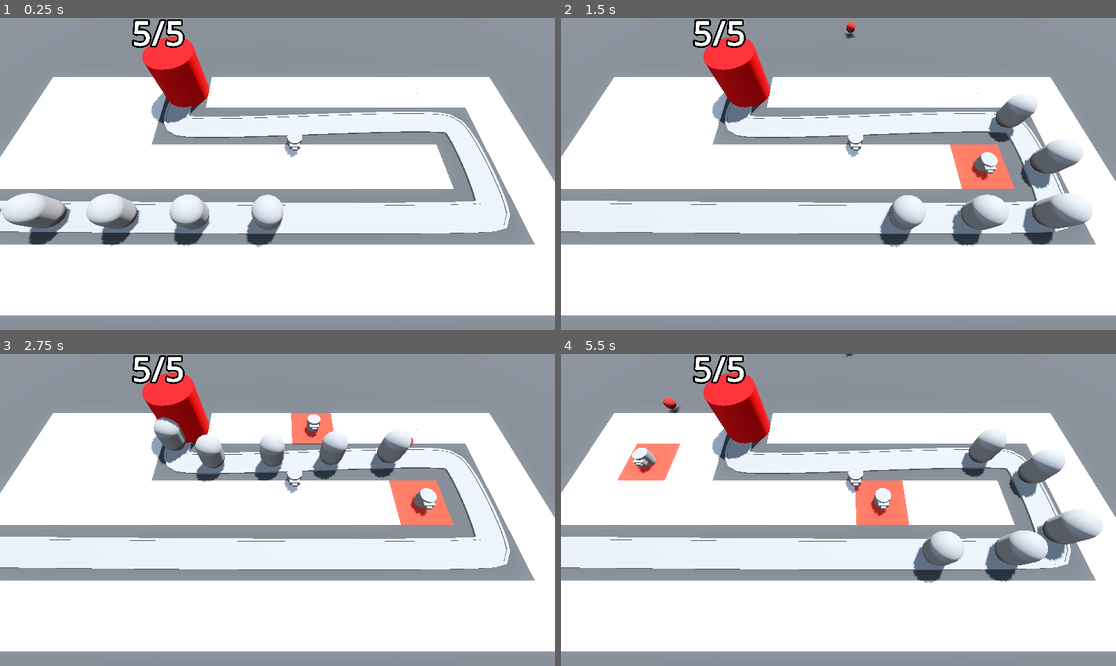
Above: before the commit, frames 1-4 (two rows, left to right).
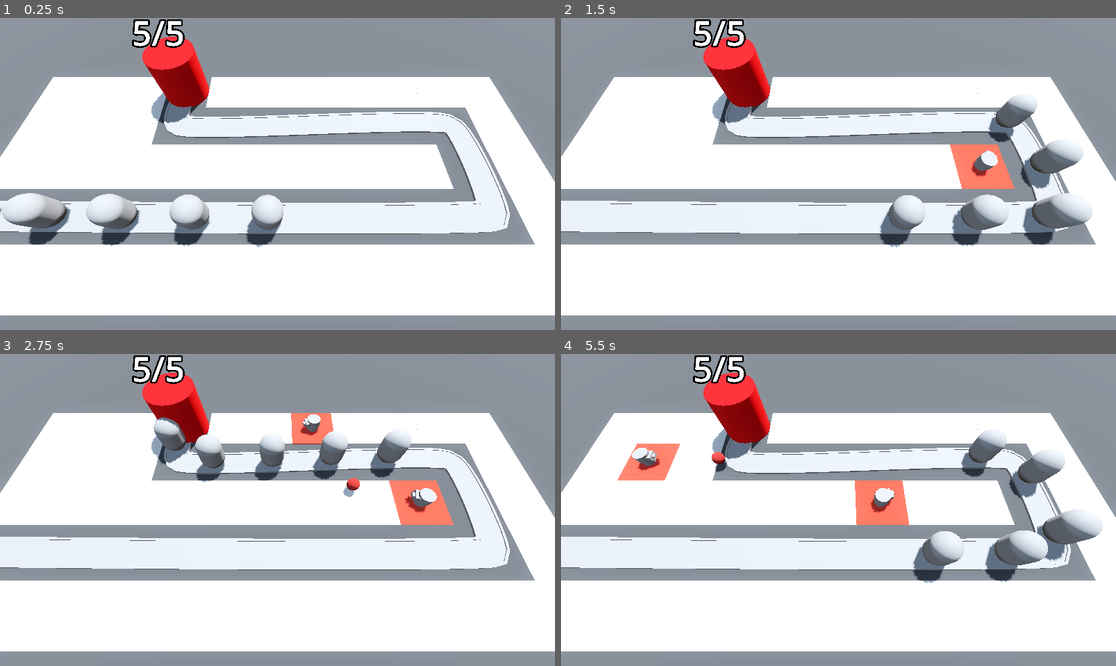
Above: after the commit, the same moments.

Repository: beltranbot/barbarian-blaster
Game: Godot game, scene res://BaseLevel.tscn
Two runs of this game, one before a commit and one after it. Both use one fixed random seed, a clock stepped at 60 frames per second and the inputs below.
Inputs (mouse positions are in pixels of both pictures, inside the frame that each line leads up to):
- Up to frame 1 (0.25 s): no input
- Up to frame 2 (1.5 s): move the mouse to (960, 158) at 0.52 s; press the mouse at (960, 158) at 0.53 s; move the mouse to (727, 189) at 1.27 s; release the mouse at (727, 189) at 1.28 s; click (727, 189) at 1.35 s
- Up to frame 3 (2.75 s): move the mouse to (333, 441) at 2.02 s; press the mouse at (333, 441) at 2.03 s
- Up to frame 4 (5.5 s): move the mouse to (810, 572) at 2.77 s; release the mouse at (810, 572) at 2.78 s; click (810, 572) at 2.85 s; move the mouse to (1005, 556) at 3.52 s; press the mouse at (1005, 556) at 3.53 s; move the mouse to (672, 463) at 4.27 s; release the mouse at (672, 463) at 4.28 s; click (672, 463) at 4.35 s; move the mouse to (866, 510) at 5.02 s; press the mouse at (866, 510) at 5.03 s

The runs differ from the first frame. In frame 1, 0.1% of the frame differs, in the area x 51-55%, y 37-45%; in frame 2, 0.3%; in frame 3, 0.5%; in frame 4, 0.6%, in the area x 12-61%, y 0-53%.

Commit message:
3.18 aiming the turrets

Diff:
--- a/BaseLevel.tscn
+++ b/BaseLevel.tscn
@@ -120,6 +120,7 @@
 [node name="Base" parent="." instance=ExtResource("3_w1b3w")]
 transform = Transform3D(1, 0, 0, 0, 1, 0, 0, 0, 1, -10, 0, -6)
 
-[node name="TurrentManager" type="Node3D" parent="."]
+[node name="TurrentManager" type="Node3D" parent="." node_paths=PackedStringArray("enemy_path")]
 script = ExtResource("5_jj6vh")
 turret = ExtResource("6_4kuqe")
+enemy_path = NodePath("../Path3D")
--- a/Turret/turret.gd
+++ b/Turret/turret.gd
@@ -2,9 +2,16 @@
 
 @export var projectile: PackedScene
 
+var enemy_path: Path3D
+
 @onready var turret_top: MeshInstance3D = $TurretBase/TurretTop
+
+func _physics_process(_delta: float) -> void:
+	var enemy = enemy_path.get_children().back()
+	look_at(enemy.global_position, Vector3.UP, true)
 
 func _on_timer_timeout() -> void:
 	var shot = projectile.instantiate()
 	add_child(shot)
 	shot.global_position = turret_top.global_position
+	shot.direction = global_transform.basis.z
--- a/turrent_manager.gd
+++ b/turrent_manager.gd
@@ -1,15 +1,11 @@
 extends Node3D
 
 @export var turret: PackedScene
-
-
-# Called when the node enters the scene tree for the first time.
-func _ready() -> void:
-	var new_turret = turret.instantiate()
-	add_child(new_turret)
+@export var enemy_path: Path3D
 
 
 func build_turret(turret_position: Vector3) -> void:
 	var new_turret = turret.instantiate()
 	add_child(new_turret)
 	new_turret.global_position = turret_position
+	new_turret.enemy_path = enemy_path
Not shown: 4 places in MeshLibraries/SpaceLibrary.tres that only renumber resources
